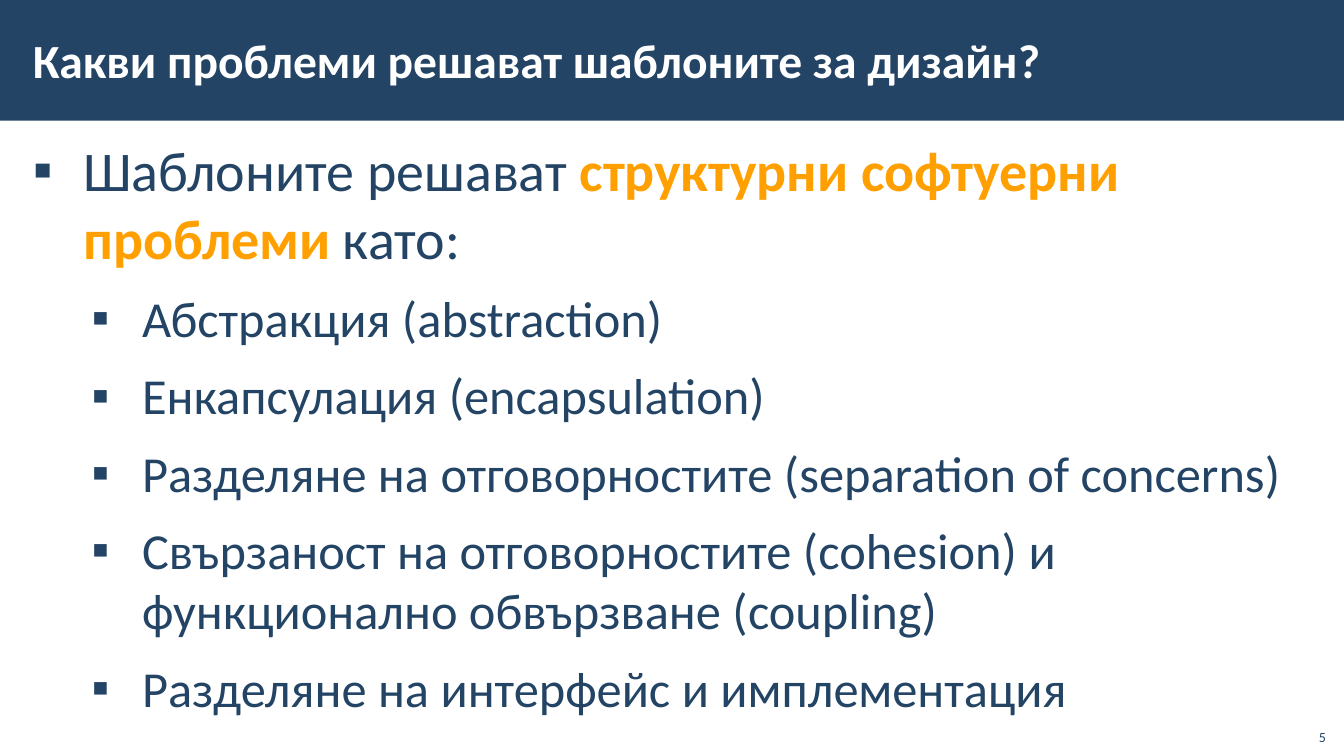
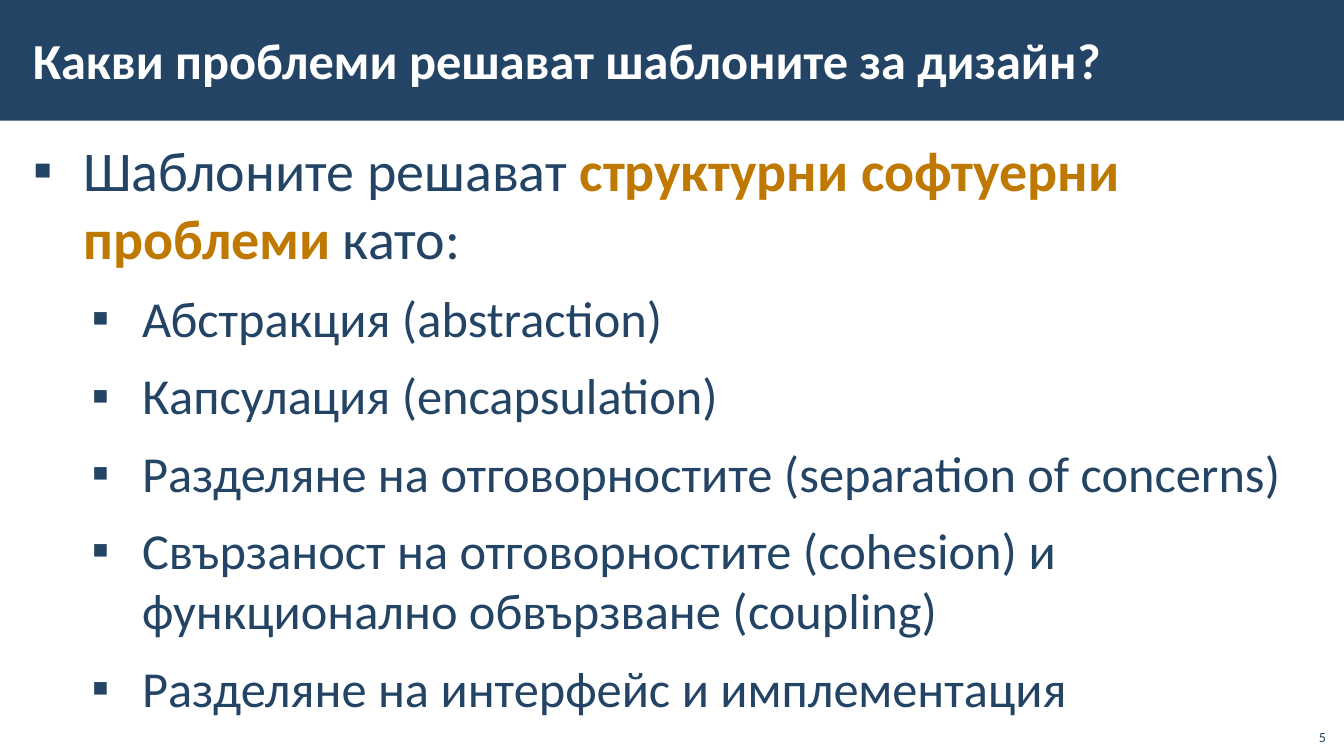
Before and after one commit to BG-IT-Edu/School-Programming, a slide deck: slide 5 of Courses/Software-Sciences/Module-1-OOP/14-Design-Patterns/14-Design-Patterns.pptx. Drawn at 1344x756 pixels with LibreOffice and Linux fonts; fonts in the diff are those of the drawing; background and template pictures are left out. Boxes give left, top, right and bottom in pixels: in the first picture for what was removed or moved away, otherwise in the second. Text is boxed around its words. In the diff, an @@ line names an element or a change of style, - is before the commit and + after.

```diff
--- a/Courses/Software-Sciences/Module-1-OOP/14-Design-Patterns/14-Design-Patterns.pptx
+++ b/Courses/Software-Sciences/Module-1-OOP/14-Design-Patterns/14-Design-Patterns.pptx
@@ title "Какви проблеми решават шаблоните за ..." at (x1=33, y1=44, x2=1100, y2=87): size 34 to 36 pt @@
@@ text at (x1=83, y1=152, x2=1119, y2=268): text colour #FFA000 to #BF7800 in "структурни софтуерни проблеми" @@
@@ text at (x1=142, y1=377, x2=718, y2=423): text changed @@
-  ▪ Енкапсулация (encapsulation)
+  ▪ Капсулация (encapsulation)
```
Also in this commit, not shown: 37 other slides changed, 3 slides added, 3 slides removed, 1 other file.
